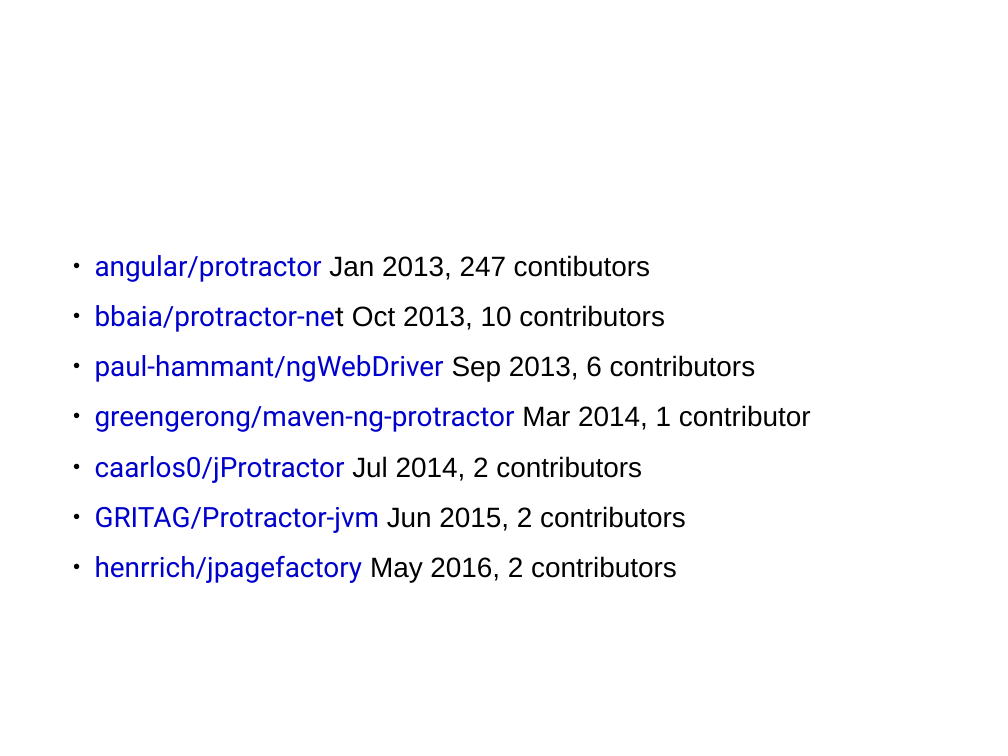
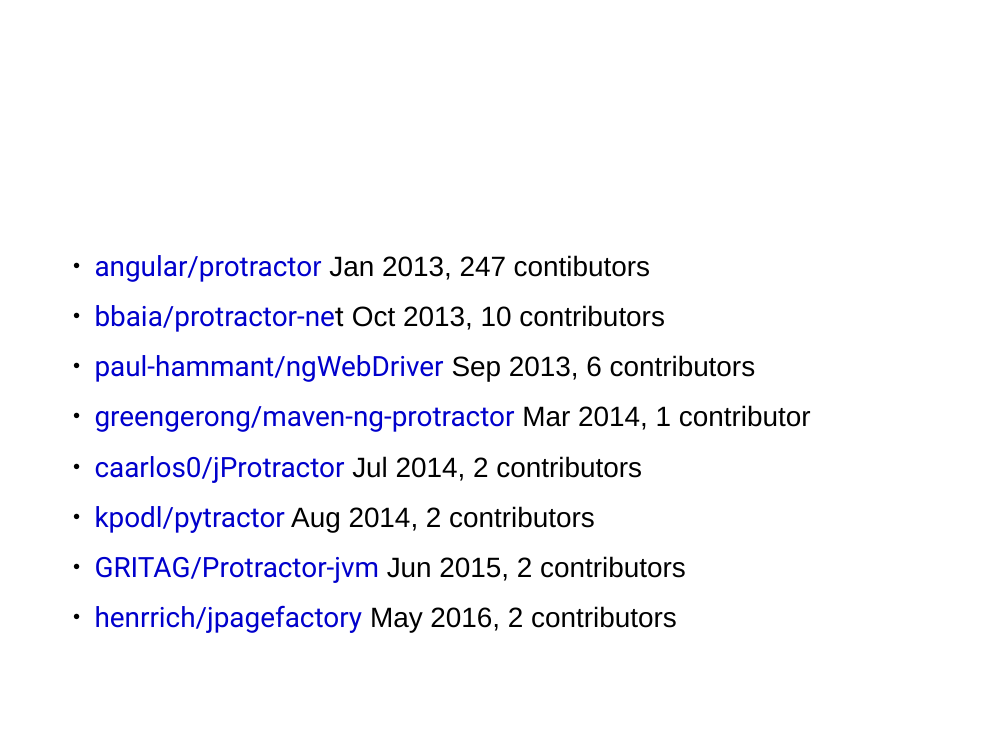
Before and after one commit to sergueik/selenium_java, a slide deck: slide 6 of protractor/jProtractor.odp (slide 3 before the commit). Drawn at 1008x756 pixels with LibreOffice and Linux fonts; fonts in the diff are those of the drawing; background and template pictures are left out. Boxes give left, top, right and bottom in pixels: in the first picture for what was removed or moved away, otherwise in the second. Text is boxed around its words. In the diff, an @@ line names an element or a change of style, - is before the commit and + after.

```diff
--- a/protractor/jProtractor.odp
+++ b/protractor/jProtractor.odp
@@ text at [95,506,595,533]: paragraph added @@
+● kpodl/pytractor Aug 2014, 2 contributors
```
Also in this commit, not shown: 5 other slides changed, 4 slides added, 1 slide removed, 1 other file.
